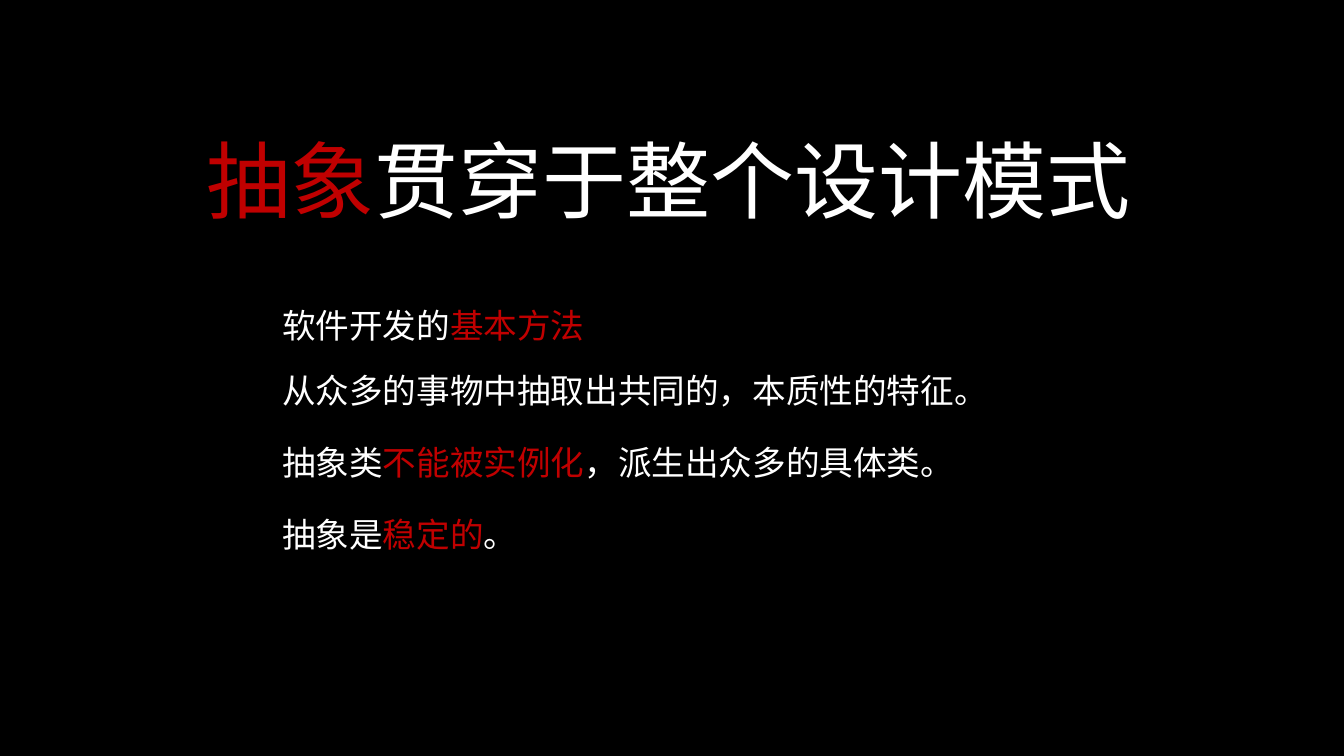
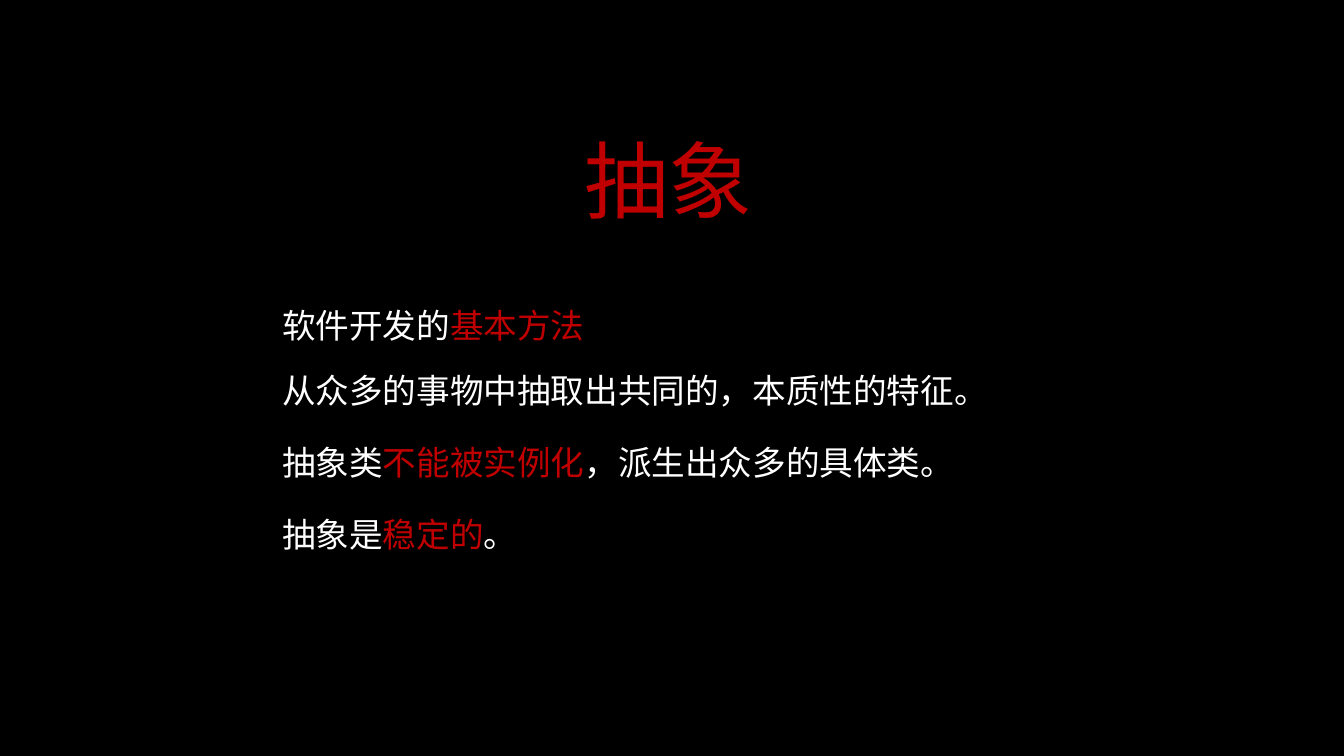
Before and after one commit to 643364103/design, a slide deck: slide 5 of designpattern/ppt/设计模式（一）.pptx (slide 4 before the commit). Drawn at 1344x756 pixels with LibreOffice and Linux fonts; fonts in the diff are those of the drawing. Boxes give left, top, right and bottom in pixels: in the first picture for what was removed or moved away, otherwise in the second. Text is boxed around its words. In the diff, an @@ line names an element or a change of style, - is before the commit and + after.

```diff
--- a/designpattern/ppt/设计模式（一）.pptx
+++ b/designpattern/ppt/设计模式（一）.pptx
@@ text at <box>585,141,753,219</box>: text changed; text colour #FFFFFF to #C00000 @@
-抽象贯穿于整个设计模式
+抽象
```
Also in this commit, not shown: 4 other slides changed, 2 slides added, 5 other files.
